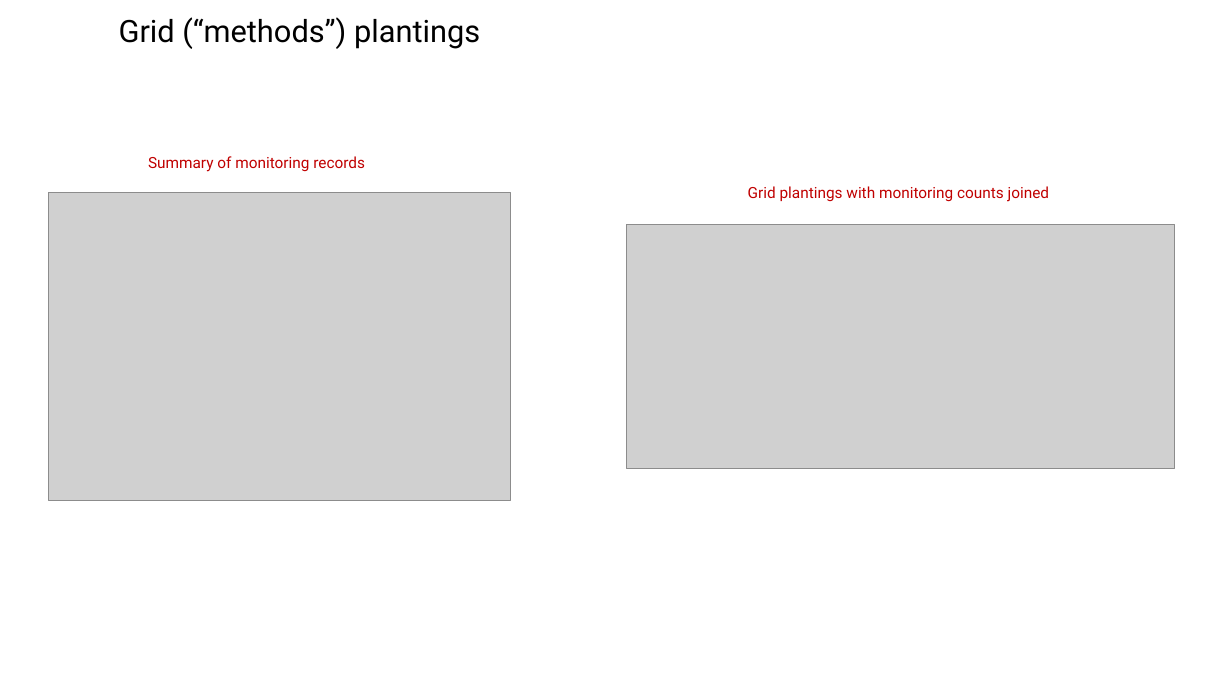
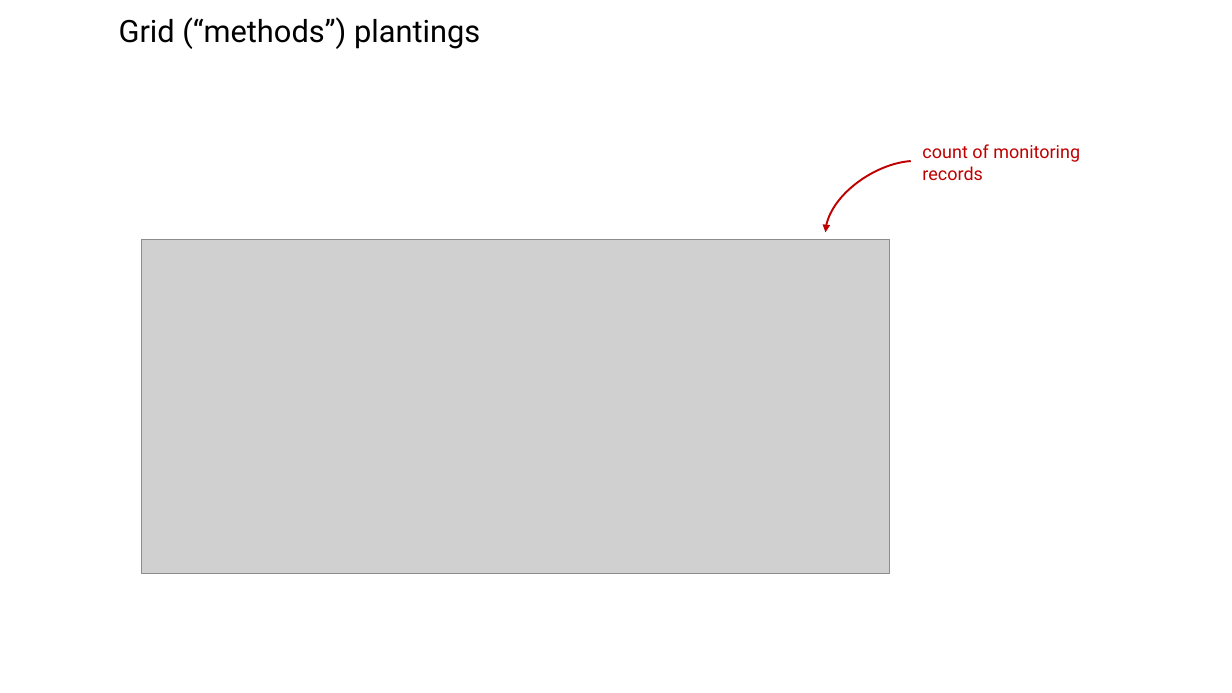
Before and after one commit to WA-Nearshore/seagrass-restoration-processing, a slide deck: slide 26 of docs/seagrass_restoration_storymap_notes.pptx. Drawn at 1232x693 pixels with LibreOffice and Linux fonts; fonts in the diff are those of the drawing; grey boxes stand for pictures. Boxes give left, top, right and bottom in pixels: in the first picture for what was removed or moved away, otherwise in the second. Text is boxed around its words. In the diff, an @@ line names an element or a change of style, - is before the commit and + after.

```diff
--- a/docs/seagrass_restoration_storymap_notes.pptx
+++ b/docs/seagrass_restoration_storymap_notes.pptx
@@ text at (922,144,1080,180): text changed; size 12 to 14 pt @@
-Summary of monitoring records
+count of monitoring records
@@ freeform shape added at (825,161,910,232), outline #C00000 1.5 pt @@
@@ picture removed at (49,192,511,500) @@
@@ text removed at (748,186,1050,202) @@
-Grid plantings with monitoring counts joined
@@ picture: place and size @@
-picture at (627,225,1175,470)
+picture at (141,240,889,574)
```
Also in this commit, not shown: 1 other slide changed, 1 other file.
